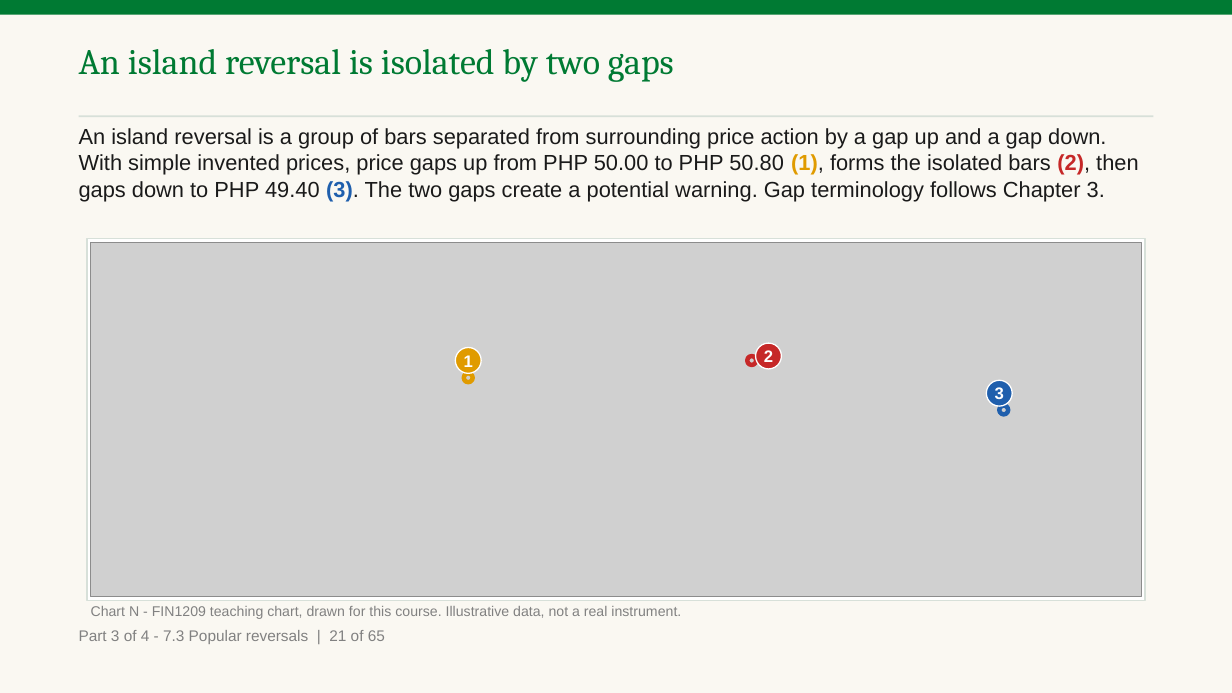
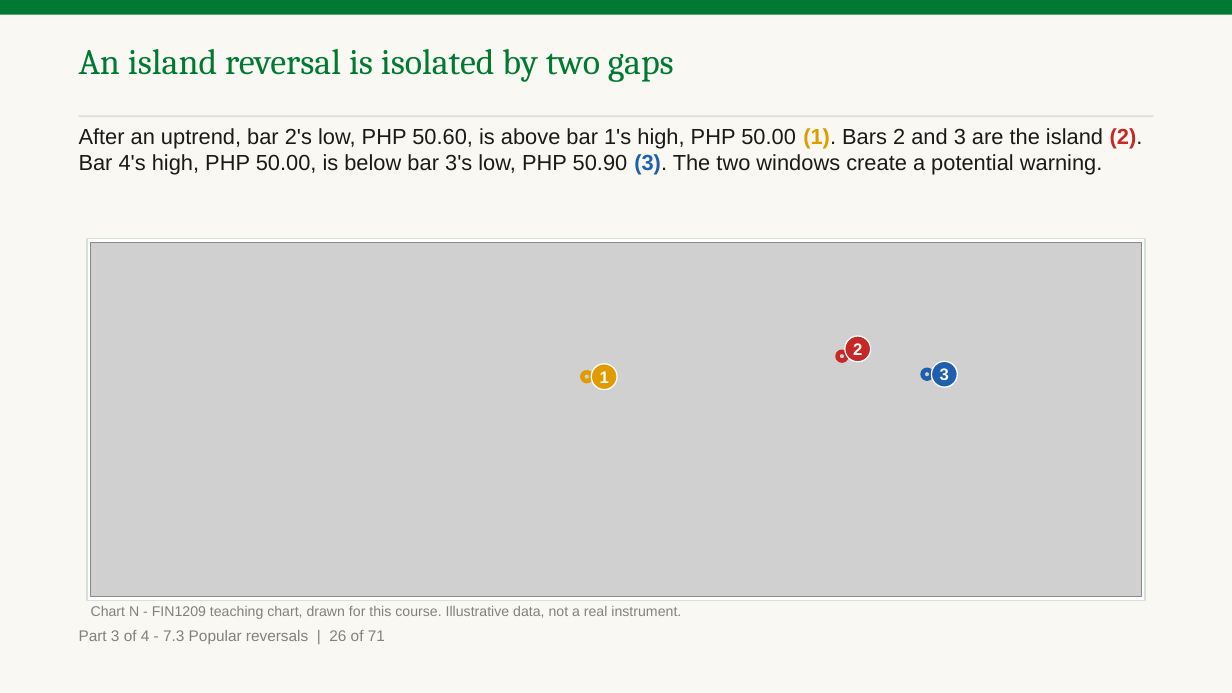
Before and after one commit to benjiesotelo-sudo/Telos_FIN1209, a slide deck: slide 183 of chapter-07/FIN1209-Chapter-07.pptx (slide 171 before the commit). Drawn at 1232x693 pixels with LibreOffice and Linux fonts; fonts in the diff are those of the drawing; grey boxes stand for pictures. Boxes give left, top, right and bottom in pixels: in the first picture for what was removed or moved away, otherwise in the second. Text is boxed around its words. In the diff, an @@ line names an element or a change of style, - is before the commit and + after.

Commit message:
Chapter 7: Parts 3 and 4 student-read fixes, held readings, Parts 1 and 2 findings (#54)
* Chapter 7 Parts 3 and 4: draw the trend before each reversal, add the Part 3 opener, fix Check 27 and the pin bar

* Chapter 7: apply the Parts 3 and 4 student-read findings, the held readings and the Parts 1 and 2 findings

Trend drawn before each reversal chart, Part 3 opener, one gap meaning (window or opening gap), key reversal and inside bar readings, form numbering, Check 27 and 29 rewritten, owner chart fingerprints regenerated (the p2 ones were already stale on main).

* Chapter 7: round 2 fixes from the strict read (Charts LW and N draw a rise, five one-sentence edits)

```diff
--- a/chapter-07/FIN1209-Chapter-07.pptx
+++ b/chapter-07/FIN1209-Chapter-07.pptx
@@ text at [79,128,1143,175]: text changed @@
-An island reversal is a group of bars separated from surrounding price action by a gap up and a gap down. With simple invented prices, price gaps up from PHP 50.00 to PHP 50.80 (1), forms the isolated bars (2), then gaps down to PHP 49.40 (3). The two gaps create a potential warning. Gap terminology follows Chapter 3.
+After an uptrend, bar 2's low, PHP 50.60, is above bar 1's high, PHP 50.00 (1). Bars 2 and 3 are the island (2). Bar 4's high, PHP 50.00, is below bar 3's low, PHP 50.90 (3). The two windows create a potential warning.
@@ ellipse: place and size @@
-ellipse at [748,356,757,365]
+ellipse at [837,352,847,361]
@@ ellipse "2": place and size @@
-ellipse "2" at [756,343,782,369]
+ellipse "2" at [845,336,871,362]
@@ ellipse: place and size @@
-ellipse at [464,373,473,383]
+ellipse at [582,372,592,382]
@@ ellipse "1": place and size @@
-ellipse "1" at [456,348,482,373]
+ellipse "1" at [592,364,617,390]
@@ ellipse: place and size @@
-ellipse at [999,406,1008,415]
+ellipse at [922,370,932,379]
@@ ellipse "3": place and size @@
-ellipse "3" at [986,381,1012,407]
+ellipse "3" at [932,361,958,387]
@@ text at [79,630,385,644]: text changed @@
-Part 3 of 4 - 7.3 Popular reversals | 21 of 65
+Part 3 of 4 - 7.3 Popular reversals | 26 of 71
```
Also in this commit, not shown: 193 other slides changed, 15 slides added, 4 other files.
